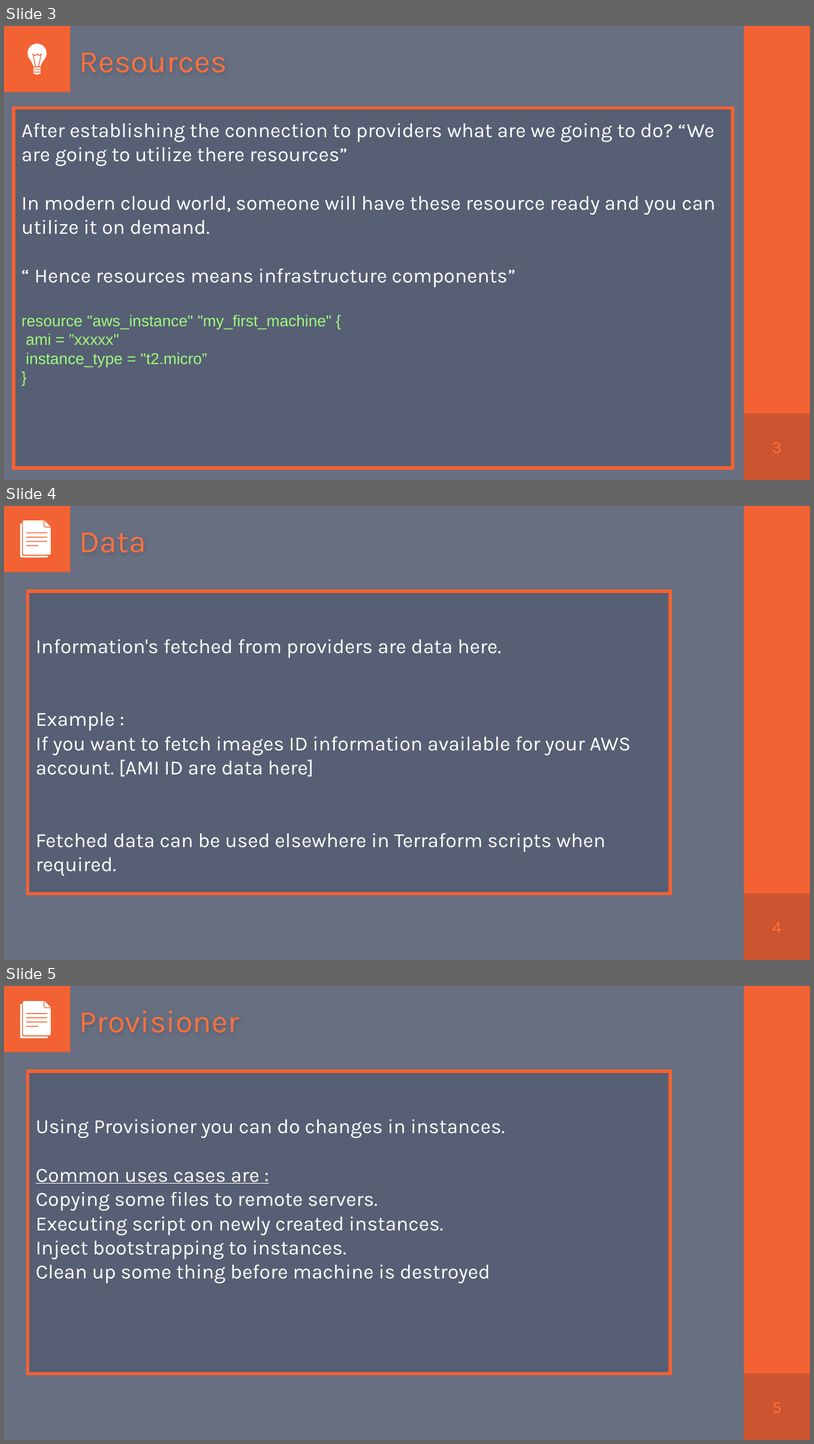
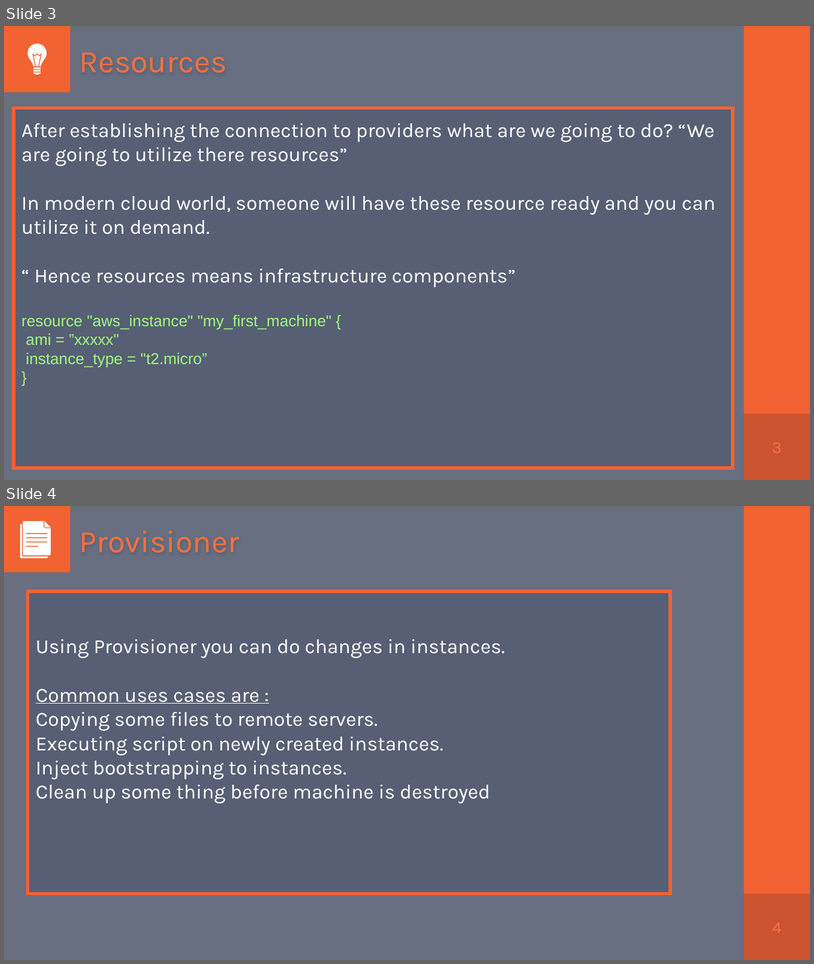
Before and after one commit to optimiztik/DevOps_Documents, a slide deck: Terraform/Introduction/[Topic 5] Terraform Core concepts.pptx. Shown one above the other, each under a label of ours: slides 3, 4 and 5 before the commit, slides 3 and 4 after it. The pictures are 814x1444 and 814x964 pixels, drawn with LibreOffice and Linux fonts; fonts in the diff are those of the drawing; background and template pictures are left out. Boxes give left, top, right and bottom in pixels: in the first picture for what was removed or moved away, otherwise in the second. Text is boxed around its words. In the diff, an @@ line names an element or a change of style, - is before the commit and + after.

```diff
--- a/Terraform/Introduction/[Topic 5] Terraform Core concepts.pptx
+++ b/Terraform/Introduction/[Topic 5] Terraform Core concepts.pptx
@@ slide 4 removed at bbox=[4, 506, 810, 960], background picture (left out); not listed: 3 template elements that a slide beside it also shows @@
@@ freeform shape removed at bbox=[20, 523, 48, 557] @@
@@ freeform shape removed at bbox=[23, 520, 51, 555] @@
@@ freeform shape removed at bbox=[44, 520, 51, 527] @@
@@ title removed at bbox=[79, 532, 146, 553] @@
-Data
@@ rectangle removed at bbox=[27, 591, 670, 894] @@
-Information's fetched from providers are data here.
-Example :
-If you want to fetch images ID information available for your AWS account. [AMI ID are data here]
-Fetched data can be used elsewhere in Terraform scripts when required.
@@ page number removed at bbox=[744, 893, 810, 959] @@
-4
@@ what was slide 5 is now slide 4 @@
@@ page number at bbox=[744, 893, 810, 959]: text changed @@
-5
+4
```
Also in this commit, not shown: 1 slide changed, 50 other files.
